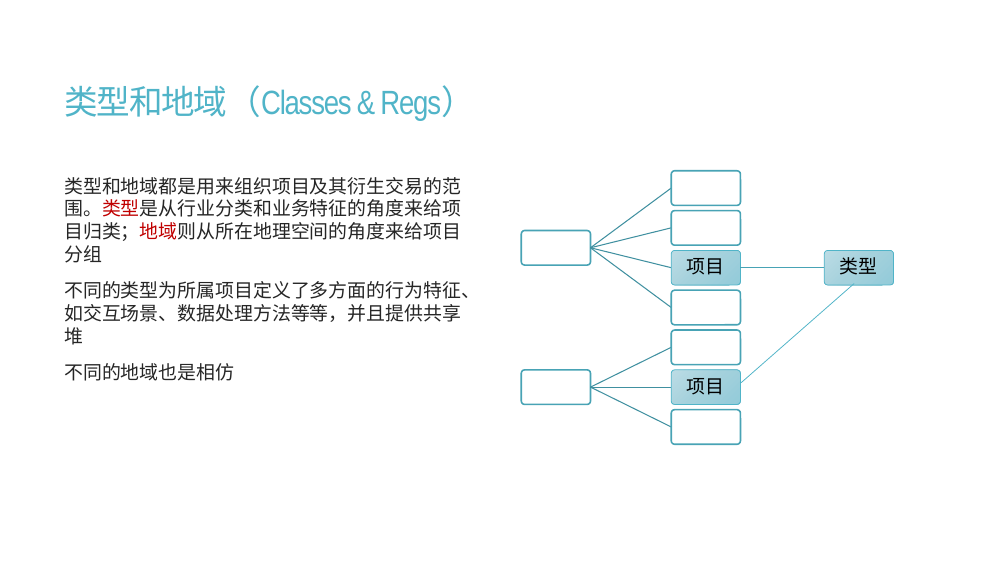
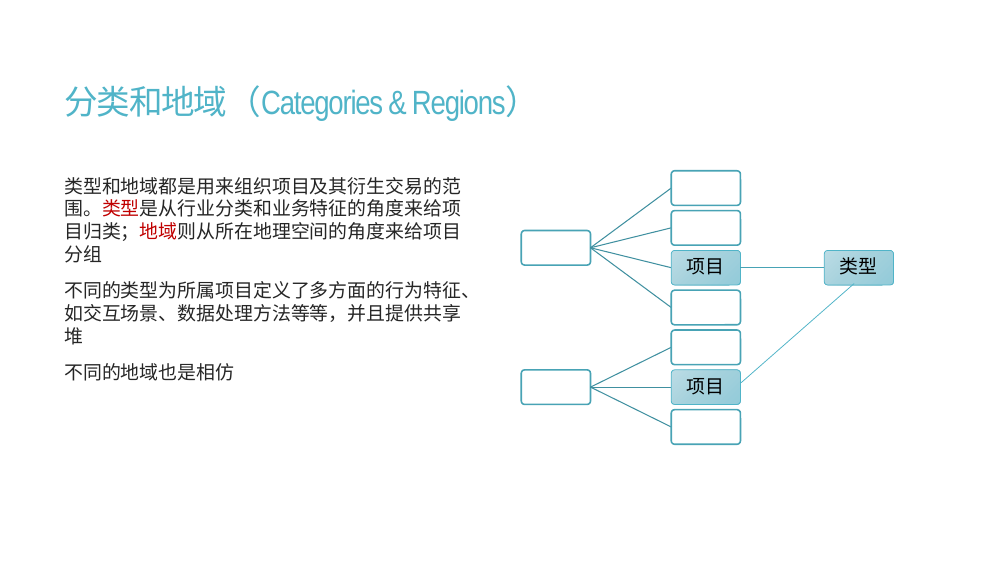
Before and after one commit to calcyu/chainway, a slide deck: slide 20 of Docs/城乡元宇宙服务器.pptx (slide 13 before the commit). Drawn at 1008x567 pixels with LibreOffice and Linux fonts; fonts in the diff are those of the drawing. Boxes give left, top, right and bottom in pixels: in the first picture for what was removed or moved away, otherwise in the second. Text is boxed around its words. In the diff, an @@ line names an element or a change of style, - is before the commit and + after.

```diff
--- a/Docs/城乡元宇宙服务器.pptx
+++ b/Docs/城乡元宇宙服务器.pptx
@@ title at <box>64,85,539,121</box>: text changed @@
-类型和地域（Classes & Regs）
+分类和地域（Categories & Regions）
```
Also in this commit, not shown: 21 other slides changed, 15 slides added, 13 slides removed, 20 other files.
